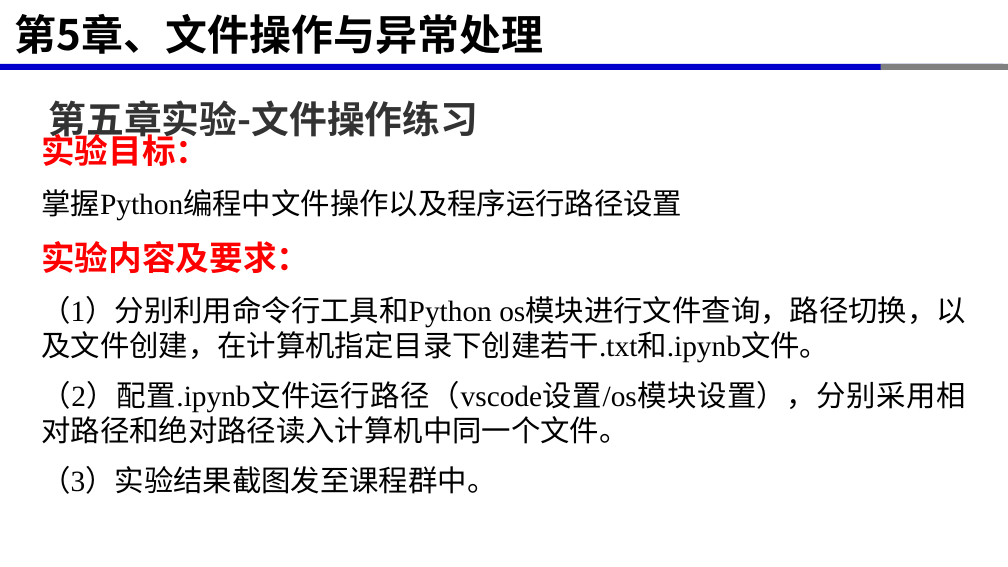
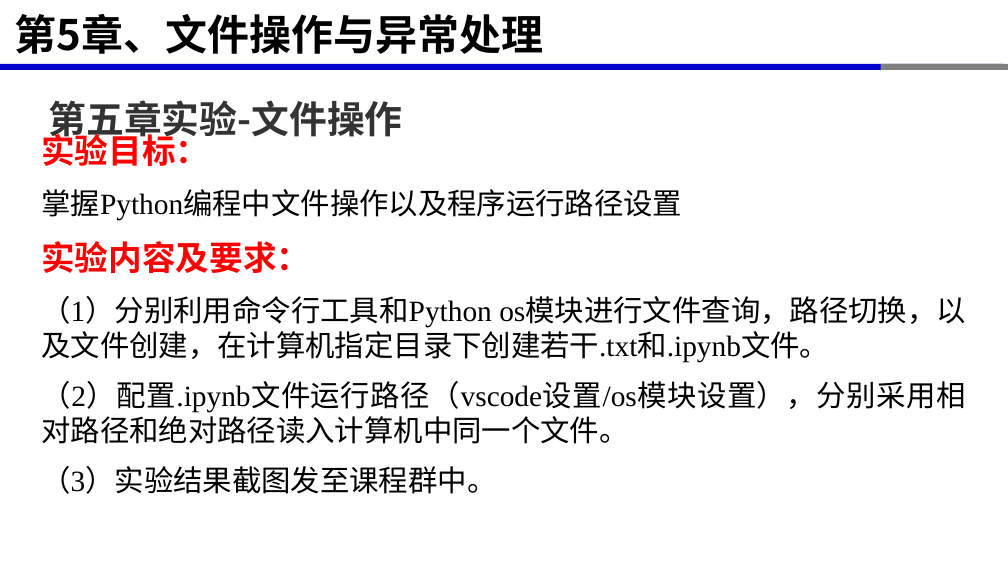
Before and after one commit to xinluo2018/programming-basics, a slide deck: slide 15 of 第5章-文件操作与异常处理/第5章-文件操作与异常处理.pptx. Drawn at 1008x567 pixels with LibreOffice and Linux fonts; fonts in the diff are those of the drawing. Boxes give left, top, right and bottom in pixels: in the first picture for what was removed or moved away, otherwise in the second. Text is boxed around its words. In the diff, an @@ line names an element or a change of style, - is before the commit and + after.

```diff
--- a/第5章-文件操作与异常处理/第5章-文件操作与异常处理.pptx
+++ b/第5章-文件操作与异常处理/第5章-文件操作与异常处理.pptx
@@ text at <box>48,100,402,143</box>: text changed @@
-第五章实验-文件操作练习
+第五章实验-文件操作
```
Also in this commit, not shown: 10 other files.
